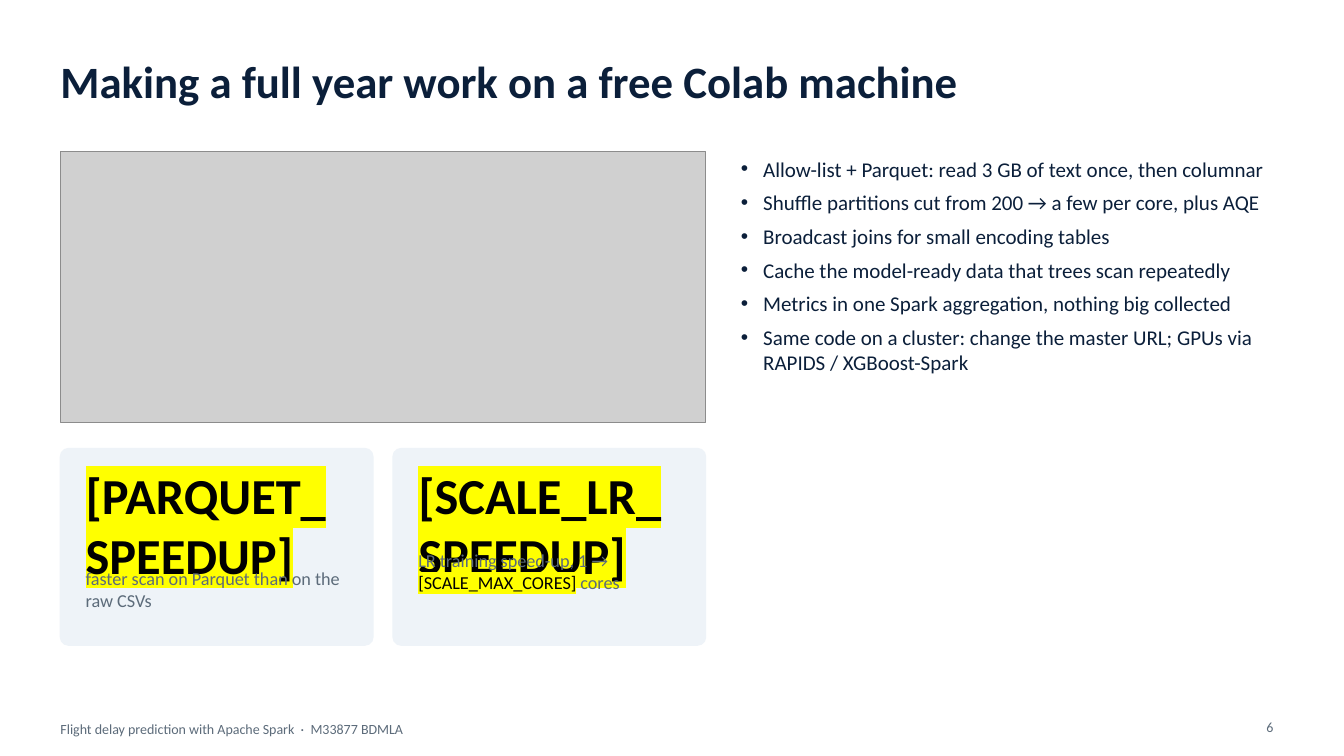
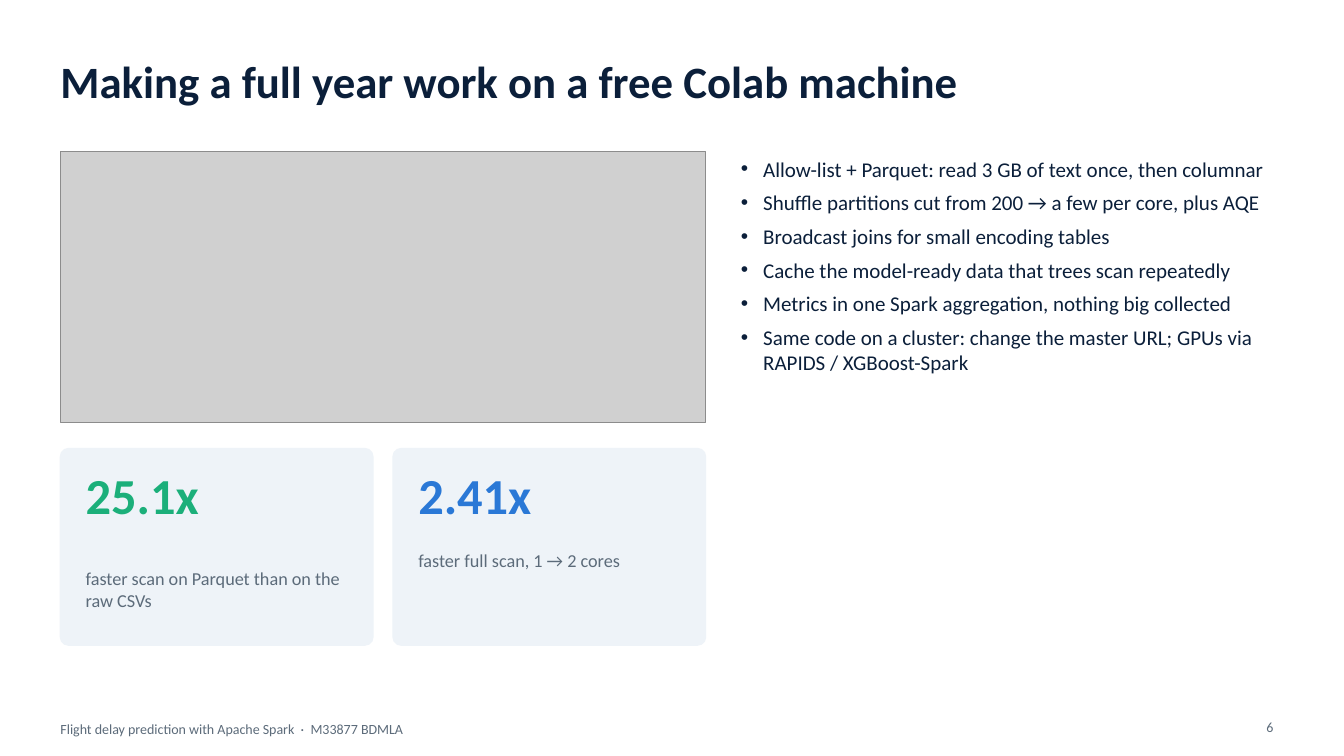
Before and after one commit to tiong0526/clone-21092024, a slide deck: slide 6 of bdmla-flight-delay/presentation/BDMLA_CW1_Flight_Delay_Presentation.pptx. Drawn at 1344x756 pixels with LibreOffice and Linux fonts; fonts in the diff are those of the drawing; grey boxes stand for pictures. Boxes give left, top, right and bottom in pixels: in the first picture for what was removed or moved away, otherwise in the second. Text is boxed around its words. In the diff, an @@ line names an element or a change of style, - is before the commit and + after.

```diff
--- a/bdmla-flight-delay/presentation/BDMLA_CW1_Flight_Delay_Presentation.pptx
+++ b/bdmla-flight-delay/presentation/BDMLA_CW1_Flight_Delay_Presentation.pptx
@@ text at <box>86,481,199,515</box>: text changed; text colour #000000 to #1BAF7A @@
-[PARQUET_SPEEDUP]
+25.1x
@@ text at <box>418,481,531,515</box>: text changed; text colour #000000 to #2A78D6 @@
-[SCALE_LR_SPEEDUP]
+2.41x
@@ text at <box>418,554,620,569</box>: text changed @@
-LR training speed-up, 1 → [SCALE_MAX_CORES] cores
+faster full scan, 1 → 2 cores
```
Also in this commit, not shown: 10 other slides changed, 21 other files.
